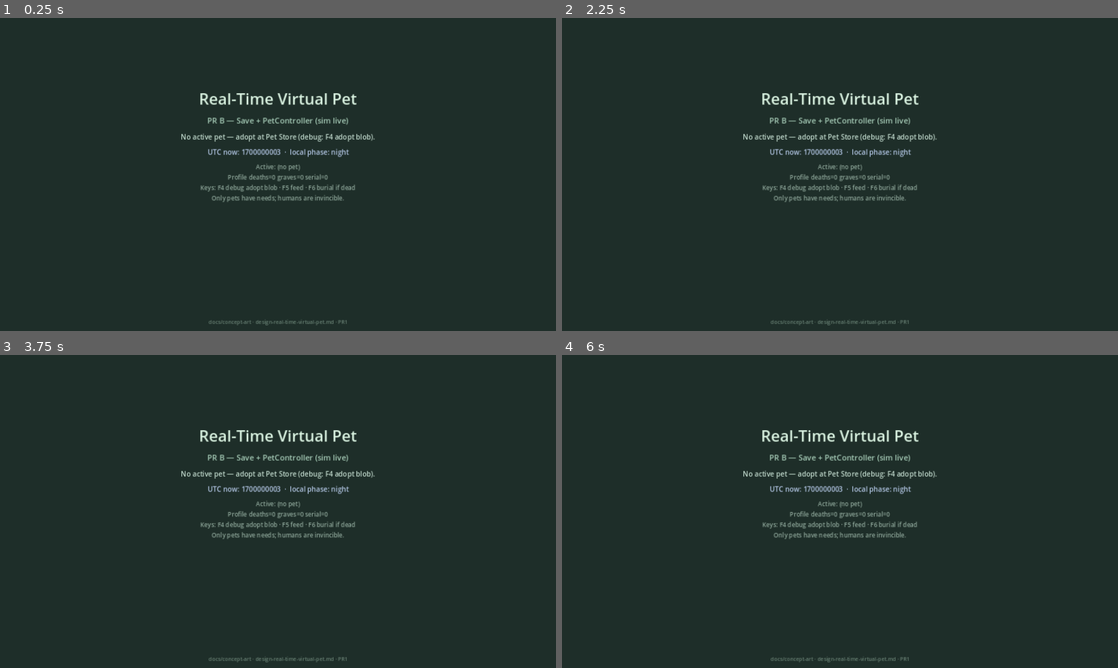
Above: before the commit, frames 1-4 (two rows, left to right).
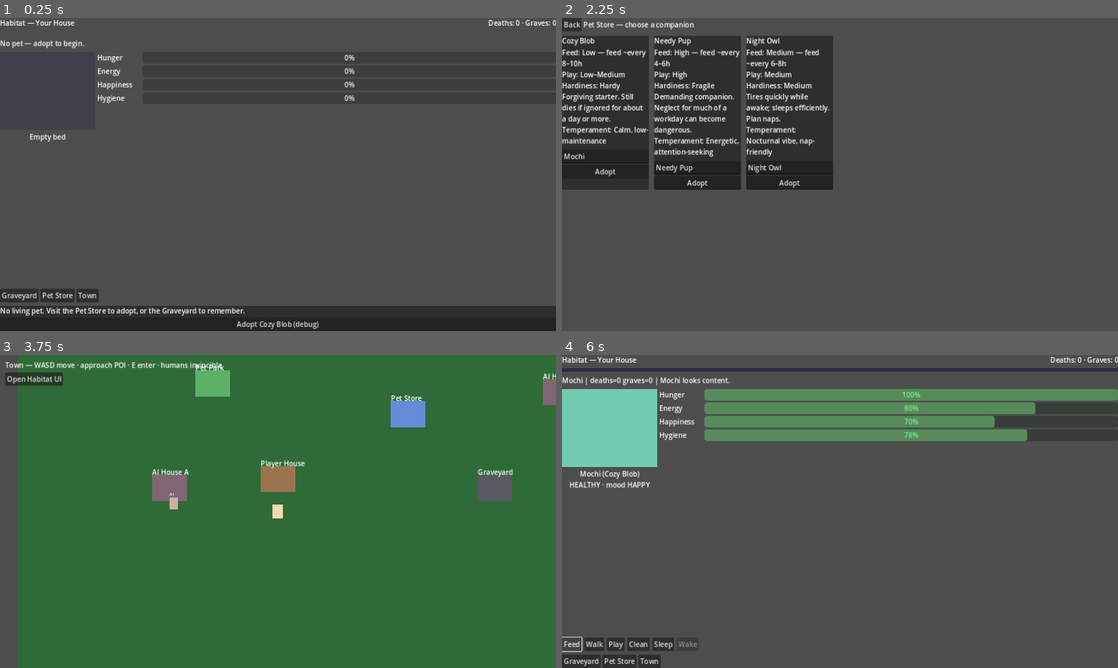
Above: after the commit, the same moments.

Repository: i-apologise/real-time-virtual-pet
Game: Godot game, scene res://scenes/main.tscn
The game is run twice, just before and just after one commit, with the same random seed, the same clock (stepped at 60 frames per second) and the same inputs.
Inputs (mouse positions are in pixels of both pictures, inside the frame that each line leads up to):
- Up to frame 1 (0.25 s): no input
- Up to frame 2 (2.25 s): click (578, 296) at 0.5 s, where only the run after the commit has a clickable "Graveyard"; click (589, 24) at 1.25 s, where only the run after the commit has a clickable "Back to Habitat"; click (617, 296) at 2 s, where only the run after the commit has a clickable "Pet Store"
- Up to frame 3 (3.75 s): click (11, 361) at 2.75 s, where only the run after the commit has a clickable "Back"; click (88, 633) at 3.5 s, where only the run after the commit has a clickable "Town"
- Up to frame 4 (6 s): click (595, 380) at 4.25 s, where only the run after the commit has a clickable "Open Habitat UI"; click (840, 661) at 5 s, where only the run after the commit has a clickable "Adopt Cozy Blob (debug)"; click (573, 642) at 5.75 s, where only the run after the commit has a clickable "Feed"

The runs differ from the first frame. In frame 1, 92% of the frame differs, in the area x 0-100%, y 0-100%; in frame 2, 82%; in frame 3, 100%; in frame 4, 98%.

Commit message:
feat(pr-C): playable habitat, pet store, graveyard map, town WASD
Consolidated design PR 7–19 presentation layer:
- Habitat meters, action bar, status, empty/death panels, day-night wash
- Pet Store species cards with care stats + adopt
- Big graveyard 20-col scrollable plots
- Town overworld WASD human (invincible) + POIs + ambient AI
- SceneRouter change_scene navigation; main boots to habitat
- test_scenes_load smoke

Diff:
--- /dev/null
+++ b/scenes/graveyard/graveyard.gd
@@ -0,0 +1,67 @@
+extends Control
+## Big graveyard map: 20-col unbounded row-major plots.
+
+const COLS := 20
+const CELL := 56
+
+var _scroll: ScrollContainer
+var _grid: Control
+var _info: Label
+
+
+func _ready() -> void:
+	set_anchors_preset(PRESET_FULL_RECT)
+	var root := VBoxContainer.new()
+	root.set_anchors_preset(PRESET_FULL_RECT)
+	add_child(root)
+	var top := HBoxContainer.new()
+	root.add_child(top)
+	var back := Button.new()
+	back.text = "Back to Habitat"
+	back.pressed.connect(func(): SceneRouter.go("habitat"))
+	top.add_child(back)
+	_info = Label.new()
+	_info.size_flags_horizontal = Control.SIZE_EXPAND_FILL
+	top.add_child(_info)
+	_scroll = ScrollContainer.new()
+	_scroll.size_flags_vertical = Control.SIZE_EXPAND_FILL
+	_scroll.size_flags_horizontal = Control.SIZE_EXPAND_FILL
+	root.add_child(_scroll)
+	_grid = Control.new()
+	_scroll.add_child(_grid)
+	_rebuild()
+
+
+func _rebuild() -> void:
+	for c in _grid.get_children():
+		c.queue_free()
+	var graves: Array = PetController.profile.graves
+	var max_index := maxi(COLS * 4 - 1, 0)  # at least 4 rows empty aesthetic
+	for g in graves:
+		if g is GraveRecord:
+			max_index = maxi(max_index, g.plot_index)
+	var rows: int = int(max_index / COLS) + 3
+	_grid.custom_minimum_size = Vector2(COLS * CELL + 8, rows * CELL + 8)
+	_info.text = "Graveyard · plots %dx~ · graves=%d · deaths=%d" % [
+		COLS, PetController.profile.graves.size(), PetController.profile.total_pets_died
+	]
+	for y in range(rows):
+		for x in range(COLS):
+			var idx := y * COLS + x
+			var cell := ColorRect.new()
+			cell.position = Vector2(x * CELL + 4, y * CELL + 4)
+			cell.size = Vector2(CELL - 6, CELL - 6)
+			cell.color = Color(0.22, 0.28, 0.22)
+			var grave: GraveRecord = null
+			for g in graves:
+				if g is GraveRecord and g.plot_index == idx:
+					grave = g
+					break
+			if grave != null:
+				cell.color = Color(0.35, 0.35, 0.4)
+				var lab := Label.new()
+				lab.text = grave.name
+				lab.position = Vector2(4, 8)
+				lab.add_theme_font_size_override("font_size", 10)
+				cell.add_child(lab)
+			_grid.add_child(cell)
--- /dev/null
+++ b/scenes/graveyard/graveyard.tscn
@@ -0,0 +1,12 @@
+[gd_scene load_steps=2 format=3]
+
+[ext_resource type="Script" path="res://scenes/graveyard/graveyard.gd" id="1"]
+
+[node name="Graveyard" type="Control"]
+layout_mode = 3
+anchors_preset = 15
+anchor_right = 1.0
+anchor_bottom = 1.0
+grow_horizontal = 2
+grow_vertical = 2
+script = ExtResource("1")
--- /dev/null
+++ b/scenes/habitat/habitat.gd
@@ -0,0 +1,250 @@
+extends Control
+## Playable habitat: meters, action bar, pet view, status, empty/death banners.
+
+const MoodStateMachineScr = preload("res://src/sim/mood_state_machine.gd")
+
+var _meters: Dictionary = {}  # stat -> ProgressBar
+var _status: Label
+var _pet_label: Label
+var _pet_shape: ColorRect
+var _action_row: HBoxContainer
+var _empty_panel: PanelContainer
+var _death_panel: PanelContainer
+var _day_night: ColorRect
+var _counter: Label
+
+
+func _ready() -> void:
+	set_anchors_preset(PRESET_FULL_RECT)
+	_build_ui()
+	if not EventBus.pet_updated.is_connected(_on_pet_updated):
+		EventBus.pet_updated.connect(_on_pet_updated)
+	if not EventBus.profile_updated.is_connected(_on_profile):
+		EventBus.profile_updated.connect(_on_profile)
+	_refresh_from_controller()
+
+
+func _build_ui() -> void:
+	var root := VBoxContainer.new()
+	root.set_anchors_preset(PRESET_FULL_RECT)
+	root.add_theme_constant_override("separation", 8)
+	add_child(root)
+
+	# Top bar
+	var top := HBoxContainer.new()
+	root.add_child(top)
+	var title := Label.new()
+	title.text = "Habitat — Your House"
+	title.size_flags_horizontal = Control.SIZE_EXPAND_FILL
+	top.add_child(title)
+	_counter = Label.new()
+	_counter.text = "Deaths: 0 · Graves: 0"
+	top.add_child(_counter)
+
+	# Day/night wash
+	_day_night = ColorRect.new()
+	_day_night.mouse_filter = Control.MOUSE_FILTER_IGNORE
+	_day_night.color = Color(0.05, 0.08, 0.2, 0.0)
+	_day_night.custom_minimum_size = Vector2(0, 8)
+	_day_night.size_flags_horizontal = Control.SIZE_EXPAND_FILL
+	root.add_child(_day_night)
+
+	_status = Label.new()
+	_status.autowrap_mode = TextServer.AUTOWRAP_WORD_SMART
+	_status.text = "…"
+	root.add_child(_status)
+
+	# Mid: pet + meters
+	var mid := HBoxContainer.new()
+	mid.size_flags_vertical = Control.SIZE_EXPAND_FILL
+	root.add_child(mid)
+
+	var pet_box := VBoxContainer.new()
+	pet_box.custom_minimum_size = Vector2(220, 220)
+	mid.add_child(pet_box)
+	_pet_shape = ColorRect.new()
+	_pet_shape.custom_minimum_size = Vector2(180, 180)
+	_pet_shape.color = Color(0.45, 0.75, 0.95)
+	pet_box.add_child(_pet_shape)
+	_pet_label = Label.new()
+	_pet_label.horizontal_alignment = HORIZONTAL_ALIGNMENT_CENTER
+	_pet_label.text = "No pet"
+	pet_box.add_child(_pet_label)
+
+	var meter_box := VBoxContainer.new()
+	meter_box.size_flags_horizontal = Control.SIZE_EXPAND_FILL
+	mid.add_child(meter_box)
+	for stat in ["hunger", "energy", "happiness", "hygiene"]:
+		var row := HBoxContainer.new()
+		meter_box.add_child(row)
+		var lab := Label.new()
+		lab.text = stat.capitalize()
+		lab.custom_minimum_size = Vector2(100, 0)
+		row.add_child(lab)
+		var bar := ProgressBar.new()
+		bar.min_value = 0
+		bar.max_value = 100
+		bar.size_flags_horizontal = Control.SIZE_EXPAND_FILL
+		bar.custom_minimum_size = Vector2(0, 22)
+		row.add_child(bar)
+		_meters[stat] = bar
+
+	# Actions
+	_action_row = HBoxContainer.new()
+	_action_row.add_theme_constant_override("separation", 6)
+	root.add_child(_action_row)
+	for action in ["feed", "walk", "play", "clean", "sleep", "wake"]:
+		var btn := Button.new()
+		btn.text = action.capitalize()
+		btn.pressed.connect(_on_action.bind(StringName(action)))
+		_action_row.add_child(btn)
+
+	var nav := HBoxContainer.new()
+	root.add_child(nav)
+	for item in [["Graveyard", "graveyard"], ["Pet Store", "pet_store"], ["Town", "town"]]:
+		var b := Button.new()
+		b.text = item[0]
+		b.pressed.connect(_on_nav.bind(item[1]))
+		nav.add_child(b)
+
+	# Empty panel
+	_empty_panel = _make_banner_panel("No living pet. Visit the Pet Store to adopt, or the Graveyard to remember.")
+	var adopt_btn := Button.new()
+	adopt_btn.text = "Adopt Cozy Blob (debug)"
+	adopt_btn.pressed.connect(func():
+		PetController.debug_adopt_blob("Mochi")
+		_refresh_from_controller()
+	)
+	_empty_panel.get_child(0).add_child(adopt_btn)
+	root.add_child(_empty_panel)
+
+	# Death panel
+	_death_panel = _make_banner_panel("Your pet has died. Dig a grave to say goodbye.")
+	var dig := Button.new()
+	dig.text = "Dig Grave"
+	dig.pressed.connect(func():
+		PetController.complete_burial("")
+		_refresh_from_controller()
+	)
+	_death_panel.get_child(0).add_child(dig)
+	root.add_child(_death_panel)
+
+
+func _make_banner_panel(text: String) -> PanelContainer:
+	var p := PanelContainer.new()
+	var v := VBoxContainer.new()
+	p.add_child(v)
+	var l := Label.new()
+	l.text = text
+	l.autowrap_mode = TextServer.AUTOWRAP_WORD_SMART
+	v.add_child(l)
+	return p
+
+
+func _on_action(action: StringName) -> void:
+	var r: Dictionary = PetController.request_care(action)
+	print("[habitat] care ", action, " => ", r.get("reason", "ok"))
+	_refresh_from_controller()
+
+
+func _on_nav(scene_id: String) -> void:
+	if SceneRouter.has_method("go"):
+		SceneRouter.go(scene_id)
+	else:
+		print("[habitat] nav ", scene_id)
+
+
+func _on_pet_updated(snap: Dictionary) -> void:
+	_apply_snapshot(snap)
+
+
+func _on_profile(snap: Dictionary) -> void:
+	_counter.text = "Deaths: %d · Graves: %d" % [
+		int(snap.get("total_pets_died", 0)),
+		int(snap.get("total_graves_dug", 0)),
+	]
+
+
+func _refresh_from_controller() -> void:
+	if PetController.active_pet != null:
+		var mood = MoodStateMachineScr.derive_mood(PetController.active_pet)
+		_apply_snapshot(PetController.active_pet.to_view_dict(mood))
+	else:
+		_apply_snapshot({})
+	_on_profile(PetController.profile.to_view_dict(PetController.active_pet != null))
+
+
+func _apply_snapshot(snap: Dictionary) -> void:
+	var has_pet := not snap.is_empty() and str(snap.get("id", "")) != ""
+	var life := str(snap.get("life_state", ""))
+	_empty_panel.visible = not has_pet
+	_death_panel.visible = has_pet and life == "DEAD" and not bool(snap.get("buried", false))
+	_action_row.visible = has_pet and life != "DEAD"
+	for c in _action_row.get_children():
+		if c is Button:
+			c.disabled = bool(snap.get("is_sleeping", false)) and str(c.text).to_lower() not in ["wake", "sleep"]
+			if str(c.text).to_lower() == "wake":
+				c.disabled = not bool(snap.get("is_sleeping", false))
+			elif str(c.text).to_lower() == "sleep":
+				c.disabled = bool(snap.get("is_sleeping", false)) or life == "DEAD"
+
+	if not has_pet:
+		_pet_label.text = "Empty bed"
+		_pet_shape.color = Color(0.25, 0.25, 0.3)
+		_status.text = "No pet — adopt to begin."
+		for k in _meters:
+			_meters[k].value = 0
+		return
+
+	_pet_label.text = "%s (%s)\n%s · mood %s" % [
+		str(snap.get("name", "?")),
+		str(snap.get("species_display", snap.get("species_id", ""))),
+		life,
+		str(snap.get("mood", "")),
+	]
+	_status.text = str(snap.get("status_message", PetController.get_status_line()))
+	for k in _meters:
+		_meters[k].value = float(snap.get(k, 0.0))
+		_meters[k].modulate = _meter_color(float(snap.get(k, 0.0)))
+	_pet_shape.color = _species_color(str(snap.get("species_id", "blob")), life, bool(snap.get("is_sleeping", false)))
+	_apply_day_night(str(snap.get("local_day_phase", TimeService.local_day_phase())))
+
+
+func _meter_color(v: float) -> Color:
+	if v <= 0.0:
+		return Color(1.0, 0.3, 0.3)
+	if v < 15.0:
+		return Color(1.0, 0.55, 0.2)
+	if v < 40.0:
+		return Color(1.0, 0.9, 0.3)
+	return Color(0.5, 1.0, 0.55)
+
+
+func _species_color(species_id: String, life: String, sleeping: bool) -> Color:
+	if life == "DEAD":
+		return Color(0.35, 0.35, 0.38)
+	var base := Color(0.45, 0.75, 0.95)
+	match species_id:
+		"pup":
+			base = Color(0.95, 0.7, 0.4)
+		"owl":
+			base = Color(0.55, 0.45, 0.85)
+		_:
+			base = Color(0.45, 0.8, 0.7)
+	if sleeping:
+		base = base.darkened(0.25)
+	if life == "DYING":
+		base = base.lerp(Color(1, 0.2, 0.2), 0.45)
+	return base
+
+
+func _apply_day_night(phase: String) -> void:
+	match phase:
+		"night":
+			_day_night.color = Color(0.05, 0.08, 0.25, 0.55)
+		"dusk":
+			_day_night.color = Color(0.35, 0.15, 0.25, 0.35)
+		"dawn":
+			_day_night.color = Color(0.9, 0.55, 0.35, 0.25)
+		_:
+			_day_night.color = Color(0.9, 0.95, 1.0, 0.08)
--- /dev/null
+++ b/scenes/habitat/habitat.tscn
@@ -0,0 +1,12 @@
+[gd_scene load_steps=2 format=3]
+
+[ext_resource type="Script" path="res://scenes/habitat/habitat.gd" id="1"]
+
+[node name="Habitat" type="Control"]
+layout_mode = 3
+anchors_preset = 15
+anchor_right = 1.0
+anchor_bottom = 1.0
+grow_horizontal = 2
+grow_vertical = 2
+script = ExtResource("1")
--- a/scenes/main.gd
+++ b/scenes/main.gd
@@ -1,68 +1,13 @@
 extends Control
-## Main shell — PetController status (PR B); F4 debug adopt blob.
-
-@onready var _title: Label = %TitleLabel
-@onready var _subtitle: Label = %SubtitleLabel
-@onready var _status: Label = %StatusLabel
-@onready var _phase: Label = %PhaseLabel
-@onready var _hints: Label = %HintsLabel
+## Boot host — opens habitat playable shell.
 
 
 func _ready() -> void:
-	_title.text = "Real-Time Virtual Pet"
-	_subtitle.text = "PR B — Save + PetController (sim live)"
-	_refresh()
-	if not EventBus.pet_updated.is_connected(_on_pet_updated):
-		EventBus.pet_updated.connect(_on_pet_updated)
-	if not EventBus.profile_updated.is_connected(_on_profile):
-		EventBus.profile_updated.connect(_on_profile)
-	print("[main] status=", PetController.get_status_line())
+	print("[main] boot → habitat; status=", PetController.get_status_line())
+	# Defer so tree is ready for change_scene
+	call_deferred("_go_habitat")
 
 
-func _on_pet_updated(_snap: Dictionary) -> void:
-	_refresh()
-
-
-func _on_profile(_snap: Dictionary) -> void:
-	_refresh()
-
-
-func _refresh() -> void:
-	_status.text = PetController.get_status_line()
-	var phase: StringName = TimeService.local_day_phase()
-	var unix: float = TimeService.now_unix_utc()
-	_phase.text = "UTC now: %.0f  ·  local phase: %s" % [unix, str(phase)]
-	var pet_line := "(no pet)"
-	if PetController.active_pet != null:
-		var p = PetController.active_pet
-		pet_line = "%s [%s] H=%.0f E=%.0f A=%.0f Y=%.0f hold=%.0f" % [
-			p.name, str(p.life_state), p.hunger, p.energy, p.happiness, p.hygiene, p.zero_hold_sec
-		]
-	_hints.text = (
-		"Active: %s\nProfile deaths=%d graves=%d serial=%d\n"
-		+ "Keys: F4 debug adopt blob · F5 feed · F6 burial if dead\n"
-		+ "Only pets have needs; humans are invincible."
-	) % [
-		pet_line,
-		PetController.profile.total_pets_died,
-		PetController.profile.total_graves_dug,
-		PetController.profile.next_pet_serial,
-	]
-
-
-func _unhandled_input(event: InputEvent) -> void:
-	if not (event is InputEventKey and event.pressed and not event.echo):
-		return
-	var k := event as InputEventKey
-	if k.keycode == KEY_F4:
-		var r: Dictionary = PetController.debug_adopt_blob("Mochi")
-		print("[main] debug adopt: ", r)
-		_refresh()
-	elif k.keycode == KEY_F5:
-		var r2: Dictionary = PetController.request_care(&"feed")
-		print("[main] feed: ", r2)
-		_refresh()
-	elif k.keycode == KEY_F6:
-		var r3: Dictionary = PetController.complete_burial("")
-		print("[main] burial: ", r3)
-		_refresh()
+func _go_habitat() -> void:
+	if ResourceLoader.exists("res://scenes/habitat/habitat.tscn"):
+		SceneRouter.go("habitat")
--- /dev/null
+++ b/scenes/store/pet_store.gd
@@ -0,0 +1,69 @@
+extends Control
+## Pet Store: species cards + adopt UX.
+
+
+func _ready() -> void:
+	set_anchors_preset(PRESET_FULL_RECT)
+	var root := VBoxContainer.new()
+	root.set_anchors_preset(PRESET_FULL_RECT)
+	root.add_theme_constant_override("separation", 10)
+	add_child(root)
+	var top := HBoxContainer.new()
+	root.add_child(top)
+	var back := Button.new()
+	back.text = "Back"
+	back.pressed.connect(func(): SceneRouter.go("habitat"))
+	top.add_child(back)
+	var title := Label.new()
+	title.text = "Pet Store — choose a companion"
+	title.size_flags_horizontal = Control.SIZE_EXPAND_FILL
+	top.add_child(title)
+
+	if PetController.active_pet != null:
+		var warn := Label.new()
+		warn.text = "You already have a pet. Burial required before re-adopt if they have passed."
+		root.add_child(warn)
+
+	var cards := HBoxContainer.new()
+	cards.add_theme_constant_override("separation", 12)
+	root.add_child(cards)
+	for sid in SpeciesCatalog.list_ids():
+		cards.add_child(_make_card(sid))
+
+
+func _make_card(species_id: StringName) -> PanelContainer:
+	var t: Dictionary = SpeciesCatalog.get_template(species_id)
+	var panel := PanelContainer.new()
+	var v := VBoxContainer.new()
+	panel.add_child(v)
+	var name_l := Label.new()
+	name_l.text = str(t.get("display_name", species_id))
+	v.add_child(name_l)
+	var body := Label.new()
+	body.autowrap_mode = TextServer.AUTOWRAP_WORD_SMART
+	body.custom_minimum_size = Vector2(200, 0)
+	body.text = (
+		"Feed: %s\nPlay: %s\nHardiness: %s\n%s\nTemperament: %s"
+		% [
+			str(t.get("feed_need_label", "")),
+			str(t.get("play_need_label", "")),
+			str(t.get("hardiness_label", "")),
+			str(t.get("risk_blurb", "")),
+			str(t.get("temperament", "")),
+		]
+	)
+	v.add_child(body)
+	var name_edit := LineEdit.new()
+	name_edit.placeholder_text = "Name (2–16)"
+	name_edit.text = "Mochi" if str(species_id) == "blob" else str(t.get("display_name", "Pet")).substr(0, 12)
+	v.add_child(name_edit)
+	var adopt := Button.new()
+	adopt.text = "Adopt"
+	adopt.pressed.connect(func():
+		var r: Dictionary = PetController.adopt_pet(species_id, name_edit.text)
+		print("[store] adopt ", species_id, " => ", r)
+		if r.get("ok", false):
+			SceneRouter.go("habitat")
+	)
+	v.add_child(adopt)
+	return panel
--- /dev/null
+++ b/scenes/store/pet_store.tscn
@@ -0,0 +1,12 @@
+[gd_scene load_steps=2 format=3]
+
+[ext_resource type="Script" path="res://scenes/store/pet_store.gd" id="1"]
+
+[node name="PetStore" type="Control"]
+layout_mode = 3
+anchors_preset = 15
+anchor_right = 1.0
+anchor_bottom = 1.0
+grow_horizontal = 2
+grow_vertical = 2
+script = ExtResource("1")
--- /dev/null
+++ b/scenes/town/town.gd
@@ -0,0 +1,123 @@
+extends Node2D
+## Town hub: WASD human, POIs to house / store / park / graveyard / AI houses.
+
+const SPEED := 180.0
+const POI_RADIUS := 48.0
+
+var _human: Node2D
+var _label: Label
+var _camera: Camera2D
+var _pois: Array = []  # {pos, title, scene_id, node}
+var _near_hint: String = ""
+
+
+func _ready() -> void:
+	_build_world()
+
+
+func _build_world() -> void:
+	var bg := ColorRect.new()
+	bg.color = Color(0.18, 0.42, 0.22)
+	bg.size = Vector2(1600, 1200)
+	bg.position = Vector2(-200, -200)
+	add_child(bg)
+
+	_register_poi(Vector2(400, 500), "Player House", Color(0.6, 0.45, 0.3), "habitat")
+	_register_poi(Vector2(700, 350), "Pet Store", Color(0.4, 0.55, 0.85), "pet_store")
+	_register_poi(Vector2(250, 280), "Pet Park", Color(0.35, 0.7, 0.4), "habitat")
+	_register_poi(Vector2(900, 520), "Graveyard", Color(0.35, 0.35, 0.38), "graveyard")
+	_register_poi(Vector2(150, 520), "AI House A", Color(0.5, 0.4, 0.45), "")
+	_register_poi(Vector2(1050, 300), "AI House B", Color(0.5, 0.4, 0.45), "")
+
+	_human = Node2D.new()
+	_human.position = Vector2(400, 560)
+	var body := ColorRect.new()
+	body.size = Vector2(24, 32)
+	body.position = Vector2(-12, -32)
+	body.color = Color(0.95, 0.85, 0.7)
+	_human.add_child(body)
+	add_child(_human)
+
+	_camera = Camera2D.new()
+	_camera.position = Vector2(0, -16)
+	_human.add_child(_camera)
+	_camera.make_current()
+
+	var layer := CanvasLayer.new()
+	add_child(layer)
+	_label = Label.new()
+	_label.position = Vector2(12, 12)
+	_label.text = "Town — WASD move · walk near POI and press E / Enter"
+	layer.add_child(_label)
+	var back := Button.new()
+	back.text = "Open Habitat UI"
+	back.position = Vector2(12, 40)
+	back.pressed.connect(func(): SceneRouter.go("habitat"))
+	layer.add_child(back)
+
+	# Ambient AI humans (invincible flavor)
+	_spawn_ambient(Vector2(160, 540), Color(0.8, 0.7, 0.65))
+	_spawn_ambient(Vector2(1060, 320), Color(0.7, 0.75, 0.9))
+
+
+func _register_poi(pos: Vector2, title: String, color: Color, scene_id: String) -> void:
+	var holder := Node2D.new()
+	holder.position = pos
+	var rect := ColorRect.new()
+	rect.size = Vector2(80, 60)
+	rect.position = Vector2(-40, -60)
+	rect.color = color
+	holder.add_child(rect)
+	var lab := Label.new()
+	lab.text = title
+	lab.position = Vector2(-40, -78)
+	holder.add_child(lab)
+	add_child(holder)
+	_pois.append({"pos": pos, "title": title, "scene_id": scene_id, "node": holder})
+
+
+func _spawn_ambient(pos: Vector2, color: Color) -> void:
+	var n := Node2D.new()
+	n.position = pos
+	var body := ColorRect.new()
+	body.size = Vector2(20, 28)
+	body.position = Vector2(-10, -28)
+	body.color = color
+	n.add_child(body)
+	var tag := Label.new()
+	tag.text = "AI"
+	tag.position = Vector2(-10, -44)
+	tag.add_theme_font_size_override("font_size", 10)
+	n.add_child(tag)
+	add_child(n)
+
+
+func _process(delta: float) -> void:
+	if _human == null:
+		return
+	var dir := Vector2.ZERO
+	if Input.is_action_pressed("move_up"):
+		dir.y -= 1
+	if Input.is_action_pressed("move_down"):
+		dir.y += 1
+	if Input.is_action_pressed("move_left"):
+		dir.x -= 1
+	if Input.is_action_pressed("move_right"):
+		dir.x += 1
+	if dir != Vector2.ZERO:
+		_human.position += dir.normalized() * SPEED * delta
+
+	_near_hint = ""
+	var nearest_scene := ""
+	for poi in _pois:
+		if _human.position.distance_to(poi["pos"]) <= POI_RADIUS:
+			_near_hint = str(poi["title"])
+			nearest_scene = str(poi["scene_id"])
+			break
+	if _near_hint != "":
+		_label.text = "Near: %s — press E to enter · WASD move" % _near_hint
+	else:
+		_label.text = "Town — WASD move · approach POI · E enter · humans invincible"
+
+	if nearest_scene != "" and Input.is_action_just_pressed("interact"):
+		SceneRouter.go(nearest_scene)
--- /dev/null
+++ b/scenes/town/town.tscn
@@ -0,0 +1,6 @@
+[gd_scene load_steps=2 format=3]
+
+[ext_resource type="Script" path="res://scenes/town/town.gd" id="1"]
+
+[node name="Town" type="Node2D"]
+script = ExtResource("1")
--- a/src/autoload/scene_router.gd
+++ b/src/autoload/scene_router.gd
@@ -1,7 +1,18 @@
 extends Node
-## Stub — routes between town / house / park / store / graveyard.
+## Routes between habitat / graveyard / store / town.
 
 enum Poi { TOWN, HOUSE, PARK, STORE, GRAVEYARD }
+
+const SCENE_PATHS := {
+	"habitat": "res://scenes/habitat/habitat.tscn",
+	"main": "res://scenes/main.tscn",
+	"graveyard": "res://scenes/graveyard/graveyard.tscn",
+	"pet_store": "res://scenes/store/pet_store.tscn",
+	"town": "res://scenes/town/town.tscn",
+}
+
+var current_scene_id: String = "main"
+
 
 func describe_poi(poi: Poi) -> String:
 	match poi:
@@ -17,3 +28,20 @@
 			return "Graveyard"
 		_:
 			return "Unknown"
+
+
+func bind_host(_host: Node) -> void:
+	# retained for API compatibility; navigation uses change_scene
+	pass
+
+
+func go(scene_id: String) -> void:
+	var path: String = str(SCENE_PATHS.get(scene_id, ""))
+	if path == "" or not ResourceLoader.exists(path):
+		push_warning("SceneRouter: missing scene %s" % scene_id)
+		return
+	var err := get_tree().change_scene_to_file(path)
+	if err != OK:
+		push_warning("SceneRouter: failed to open %s err=%s" % [path, err])
+		return
+	current_scene_id = scene_id
--- a/tests/run_tests.gd
+++ b/tests/run_tests.gd
@@ -12,6 +12,7 @@
 	"res://tests/test_care_actions.gd",
 	"res://tests/test_save_manager.gd",
 	"res://tests/test_adopt_burial.gd",
+	"res://tests/test_scenes_load.gd",
 ]
 
 
--- /dev/null
+++ b/tests/test_scenes_load.gd
@@ -0,0 +1,25 @@
+extends RefCounted
+## Scene scripts/resources exist and load.
+
+
+func run() -> Dictionary:
+	var paths := [
+		"res://scenes/habitat/habitat.tscn",
+		"res://scenes/habitat/habitat.gd",
+		"res://scenes/graveyard/graveyard.tscn",
+		"res://scenes/store/pet_store.tscn",
+		"res://scenes/town/town.tscn",
+		"res://scenes/main.tscn",
+	]
+	for p in paths:
+		if not ResourceLoader.exists(p):
+			return {"ok": false, "message": "missing %s" % p}
+		if load(p) == null:
+			return {"ok": false, "message": "load failed %s" % p}
+	var router_script: GDScript = load("res://src/autoload/scene_router.gd") as GDScript
+	var node: Node = router_script.new() as Node
+	var label: String = str(node.call("describe_poi", 1))
+	node.free()
+	if label != "Player House":
+		return {"ok": false, "message": "poi label %s" % label}
+	return {"ok": true, "message": "habitat/store/graveyard/town scenes load OK"}
Not shown, added: docs/pr-screenshots/prB-adopt-burial-counters.png.import
Not shown, added: docs/pr-screenshots/prB-save-controller-tests-green.png.import
Binary file added: docs/pr-screenshots/prC-habitat-hud-layout.png
Binary file added: docs/pr-screenshots/prC-scenes-tests-green.png
Binary file added: docs/pr-screenshots/prC-town-pois.png
Not shown, added: scenes/graveyard/graveyard.gd.uid
Not shown, added: scenes/habitat/habitat.gd.uid
Not shown, added: scenes/store/pet_store.gd.uid
Not shown, added: scenes/town/town.gd.uid
Not shown, added: tests/test_scenes_load.gd.uid
Not shown, changed: docs/agent-progress.md
